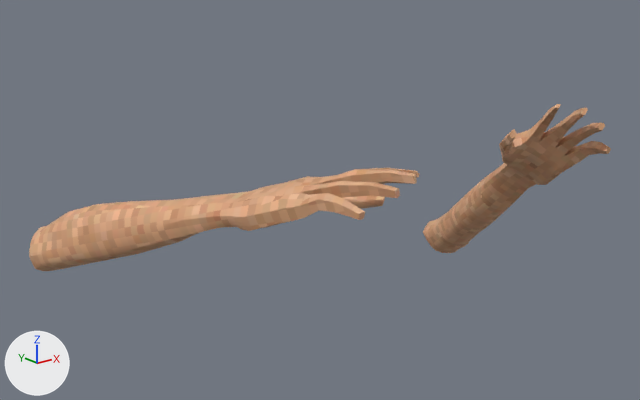
One commit to the FBX model Assets/Art/Models/Characters/Brazos_player.fbx: the scene before it, then after it.
The view is the same before and after, from a 50 mm camera at (-0.573, -0.587, 0.295) aimed at (-0.035, 0.086, 0.025). The lights are fixed; the arrows at lower left show +X, +Y and +Z. The picture after the commit comes second. Where no turn or scale is listed for an object, it has been applied to the vertices.

Before the edit, the objects in view are built like this:
```python
me_cube_002 = bpy.data.meshes.new('Cube.002')
me_cube_002.from_pydata(...)  # 549 vertices, 540 faces; spans x -0.078..0.121, y -0.102..0.242, z -0.194..0.075
me_cube_002.materials.append(mat_skin)  # picture img_skin_png
me_cube_003 = bpy.data.meshes.new('Cube.003')
me_cube_003.from_pydata(...)  # 549 vertices, 540 faces; spans x -0.103..0.076, y -0.153..0.246, z -0.104..0.057
me_cube_003.materials.append(mat_skin)  # picture img_skin_png
ob_hand_l = bpy.data.objects.new('Hand L', me_cube_002)
ob_hand_l.location = (0.1711, -0.0241, 0.0596)
ob_hand_r = bpy.data.objects.new('Hand R', me_cube_003)
ob_hand_r.location = (-0.184, 0.0003, 0.0652)
```
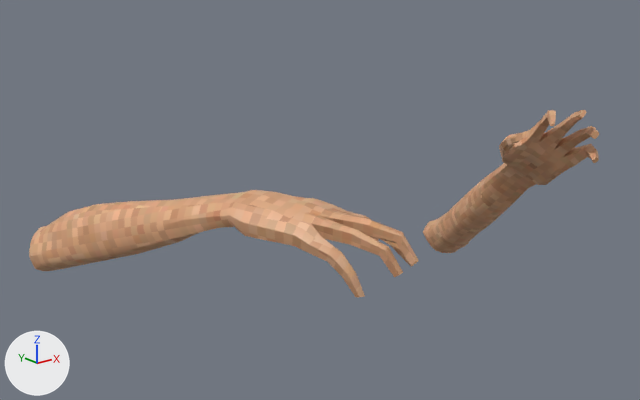
Boxes [x1, y1, x2, y2] around the edits, measured in the pictures (640 x 400 px; the box of a moved part takes in the faces that stretch with it):
'Hand R', reshaped: before [29, 168, 420, 271]; after [29, 190, 419, 297]
'Hand L', reshaped (6% narrower): before [423, 104, 611, 253]; after [423, 110, 599, 253]
part 1 of me_cube_002, moved or reshaped: before [499, 104, 611, 184]; after [499, 110, 599, 185]
part 2 of me_cube_003, moved or reshaped: before [226, 168, 420, 231]; after [226, 190, 419, 297]

The change, as a list of edits to the scene's bpy script:
```text
Change me_cube_003:
    used by ob_hand_r; location = (-0.184, 0.0003, 0.0652)
    remove me_cube_003.from_pydata(...)  # 549 vertices, 540 faces; spans x -0.103..0.076, y -0.153..0.246, z -0.104..0.057
    add me_cube_003.from_pydata(...)  # 549 vertices, 540 faces; spans x -0.103..0.081, y -0.148..0.246, z -0.104..0.02
    me_cube_003 part 2: 349 of 549 vertices moved; they spanned x -0.025..0.076, y -0.153..-0.002, z -0.005..0.057 and now span x -0.025..0.081, y -0.148..-0.001, z -0.04..0.02; mean shift (0.005, 0.003, -0.029); largest move (0.006, -0.144, 0.035) -> (0.022, -0.128, -0.039)
Change me_cube_002:
    used by ob_hand_l; location = (0.1711, -0.0241, 0.0596)
    remove me_cube_002.from_pydata(...)  # 549 vertices, 540 faces; spans x -0.078..0.121, y -0.102..0.242, z -0.194..0.075
    add me_cube_002.from_pydata(...)  # 549 vertices, 540 faces; spans x -0.075..0.121, y -0.101..0.242, z -0.194..0.072
    me_cube_002 part 1: 228 of 549 vertices moved; they spanned x -0.078..0.012, y -0.102..0.021, z -0.021..0.075 and now span x -0.075..0.011, y -0.101..0.022, z -0.021..0.072; mean shift (-0.002, 0.0, -0.003); largest move (-0.071, -0.067, 0.072) -> (-0.075, -0.067, 0.055)
```
